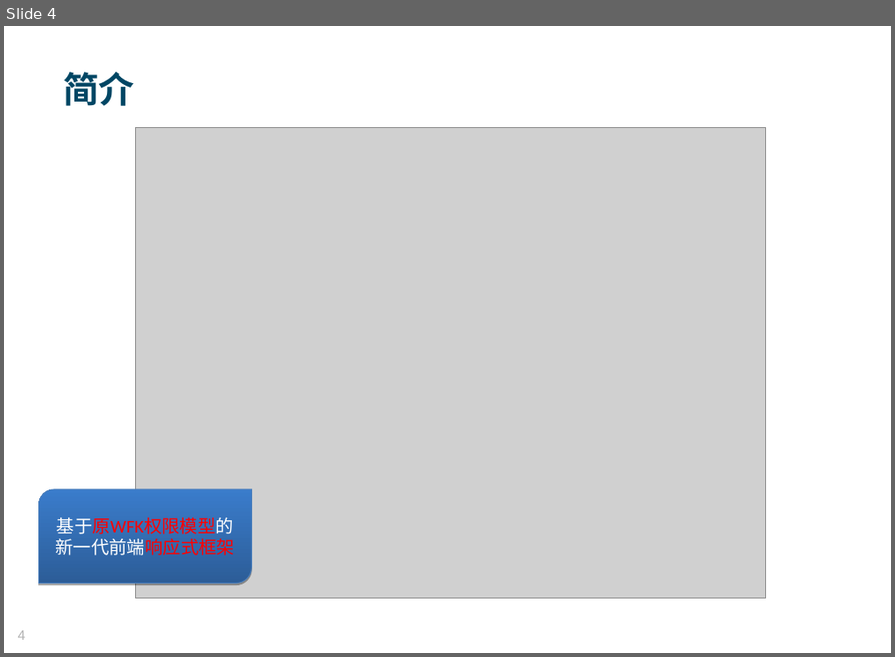
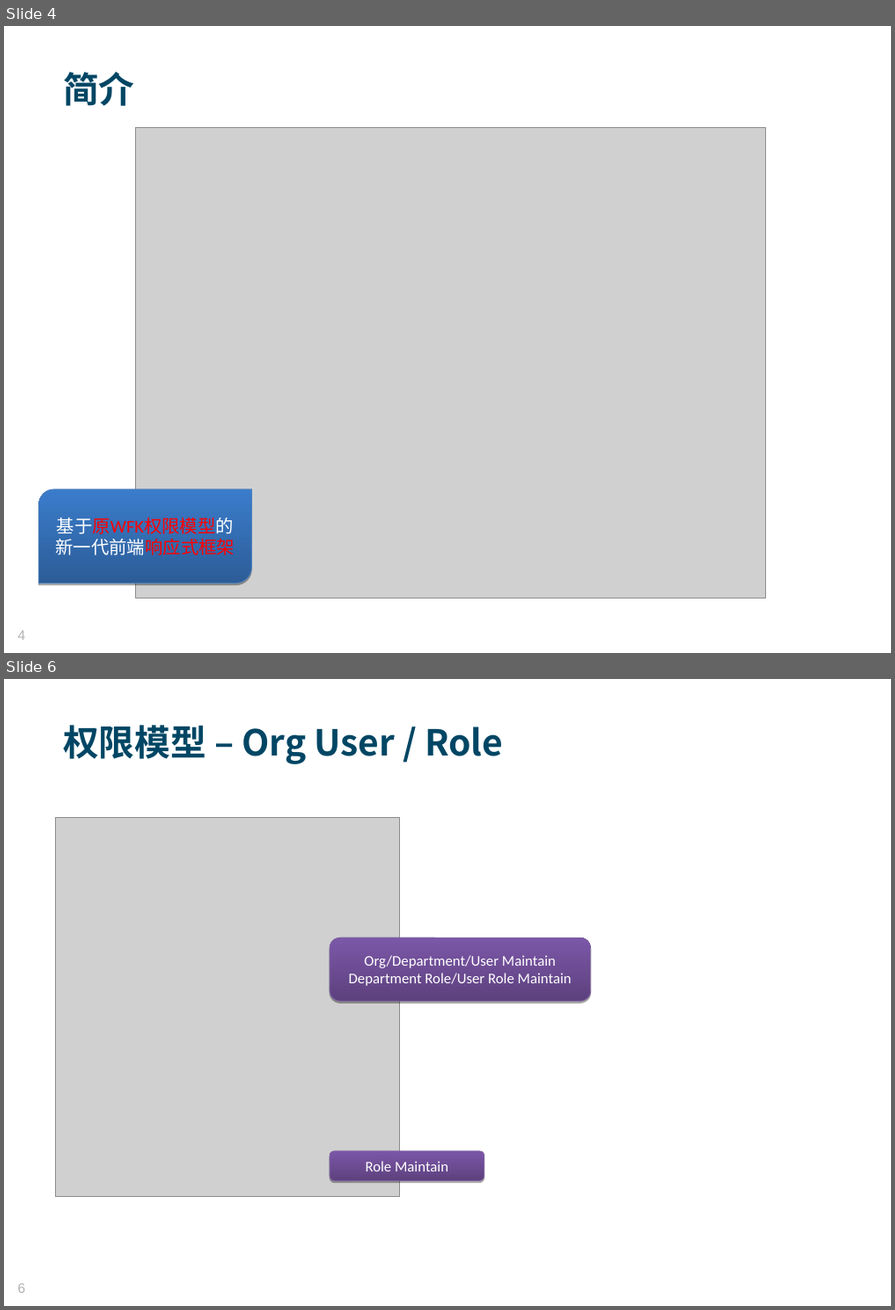
Before and after one commit to MosesZhu/Cube, a slide deck: Document/New Webframework Introduction.ppt. Shown one above the other, each under a label of ours: slide 4 before the commit, slides 4 and 6 after it; the slides between them are not shown. The pictures are 895x657 and 895x1310 pixels, drawn with LibreOffice and Linux fonts; fonts in the diff are those of the drawing; grey boxes stand for pictures; background and template pictures are left out. Boxes give left, top, right and bottom in pixels: in the first picture for what was removed or moved away, otherwise in the second. Text is boxed around its words. In the diff, an @@ line names an element or a change of style, - is before the commit and + after.

```diff
--- a/Document/New Webframework Introduction.ppt
+++ b/Document/New Webframework Introduction.ppt
@@ slide 6 added at (x1=4, y1=679, x2=891, y2=1306), background picture (left out) @@
@@ text added at (x1=63, y1=725, x2=503, y2=764), 34 pt, text #004664, bold @@
+权限模型 – Org User / Role
@@ picture added at (x1=56, y1=818, x2=399, y2=1196) @@
@@ rounded rectangle added at (x1=330, y1=938, x2=591, y2=1001), fill gradient #5D417E to #7B57A8, outline #7D60A0 0.74 pt, 14 pt, text #FFFFFF @@
+Org/Department/User Maintain
+Department Role/User Role Maintain
@@ rounded rectangle added at (x1=330, y1=1151, x2=484, y2=1181), fill gradient #5D417E to #7B57A8, outline #7D60A0 0.74 pt, 14 pt, text #FFFFFF @@
+Role Maintain
@@ page number added at (x1=18, y1=1284, x2=26, y2=1293), 13 pt, text #B2B2B2 @@
+6
```
Also in this commit, not shown: 2 slides changed, 8 other slides added, 15 other files.
